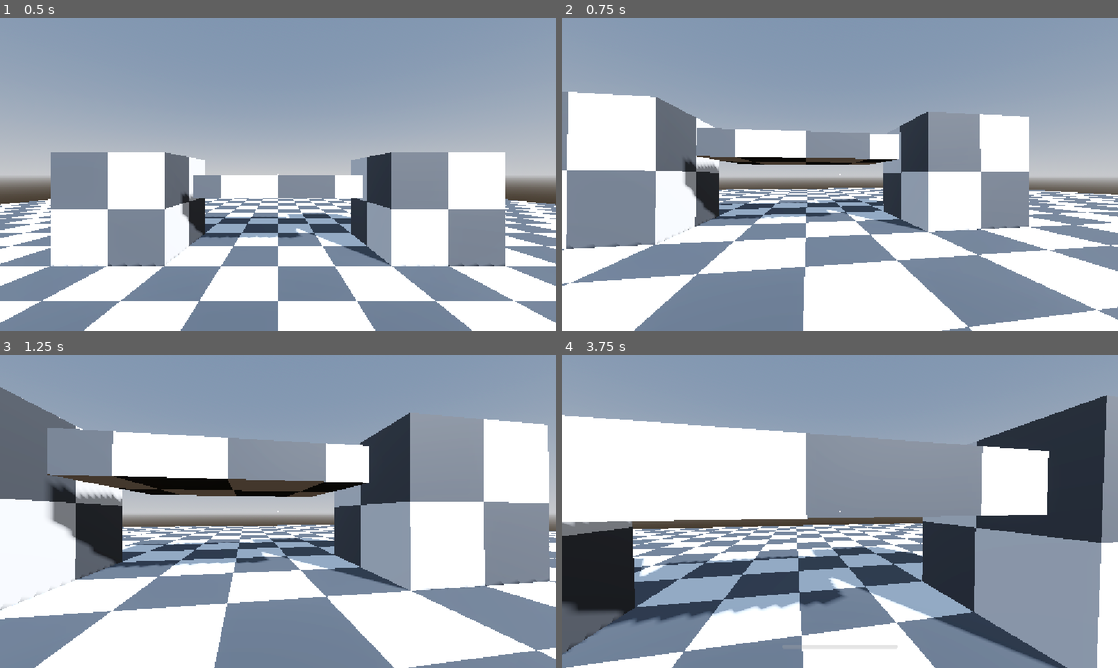
Above: before the commit, frames 1-4 (two rows, left to right).
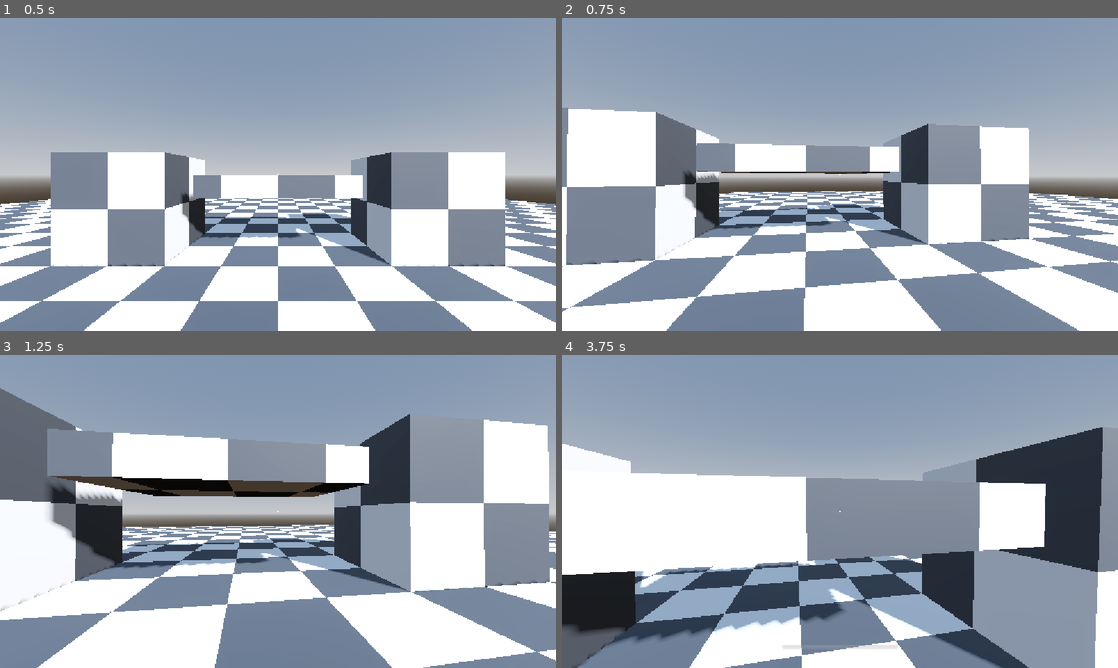
Above: after the commit, the same moments.

Repository: Tunwell1/test-game
Game: Godot game, scene res://main.tscn
The game is run twice, just before and just after one commit, with the same random seed, the same clock (stepped at 60 frames per second) and the same inputs.
Inputs (mouse positions are in pixels of both pictures, inside the frame that each line leads up to):
- Up to frame 1 (0.5 s): no input
- Up to frame 2 (0.75 s): tap Enter at 0.5 s; move the mouse to (867, 174) at 0.52 s; hold W (move_forward) from 0.53 s (still down); hold Ctrl (crouch) from 0.53 s (still down)
- Up to frame 3 (1.25 s): keep holding W (move_forward); keep holding Ctrl (crouch); tap Space (jump) at 0.77, 1.07 s; tap E (interact) at 0.8 s
- Up to frame 4 (3.75 s): keep holding W (move_forward); move the mouse to (812, 511) at 1.27 s; release Ctrl (crouch) at 1.28 s; tap E (interact) at 1.35 s; tap Space (jump) at 1.52, 1.82, 2.3, 2.85, 3.02, 3.32 s; tap Shift (sprint) at 1.55 s; move the mouse to (851, 505) at 2.02 s; hold Shift (sprint) 2.03-2.78 s; move the mouse to (834, 517) at 2.77 s; tap Ctrl (crouch) at 3.05 s; move the mouse to (878, 514) at 3.52 s; hold Ctrl (crouch) from 3.53 s (still down)

Frame 1 is identical in both runs. In frame 2, 26% of the frame differs, in the area x 0-100%, y 23-100%; in frame 3, 2.6%; in frame 4, 37%, in the area x 0-100%, y 12-100%.

Commit message:
Smoother crouch, floor snap, input map in project.godot

Diff:
--- a/player.gd
+++ b/player.gd
@@ -108,6 +108,10 @@
 	if interact_ray:
 		interact_ray.add_exception(self)
 
+	# Прилипание к поверхности при спуске по ступенькам и небольшим уклонам
+	floor_snap_length = 0.35
+	floor_max_angle = deg_to_rad(50.0)
+
 	jump_velocity = sqrt(max(2.0 * gravity * jump_height, 0.001))
 
 	if footstep_audio and not footstep_audio.stream:
@@ -246,11 +250,16 @@
 	var target_head_y: float = crouching_head_y if current_stance == Stance.CROUCHING else standing_head_y
 
 	if capsule:
-		capsule.height = move_toward(capsule.height, target_h, crouch_transition_speed * delta)
+		# Экспоненциальное сглаживание: быстрый старт, мягкое замедление в конце
+		var k := 1.0 - exp(-crouch_transition_speed * 0.5 * delta)
+		capsule.height = lerpf(capsule.height, target_h, k)
+		if absf(capsule.height - target_h) < 0.002:
+			capsule.height = target_h
 		if collision_shape:
 			collision_shape.position.y = capsule.height * 0.5
 
-	head.position.y = move_toward(head.position.y, target_head_y, crouch_transition_speed * delta)
+	var kh := 1.0 - exp(-crouch_transition_speed * 0.5 * delta)
+	head.position.y = lerpf(head.position.y, target_head_y, kh)
 
 func has_interact_target() -> bool:
 	if interact_ray == null or not interact_ray.is_colliding():
--- a/project.godot
+++ b/project.godot
@@ -20,6 +20,49 @@
 window/stretch/mode="canvas_items"
 window/stretch/aspect="expand"
 
+[input]
+
+move_forward={
+"deadzone": 0.2,
+"events": [Object(InputEventKey,"resource_local_to_scene":false,"resource_name":"","device":-1,"window_id":0,"alt_pressed":false,"shift_pressed":false,"ctrl_pressed":false,"meta_pressed":false,"pressed":false,"keycode":0,"physical_keycode":87,"key_label":0,"unicode":119,"location":0,"echo":false,"script":null)
+]
+}
+move_back={
+"deadzone": 0.2,
+"events": [Object(InputEventKey,"resource_local_to_scene":false,"resource_name":"","device":-1,"window_id":0,"alt_pressed":false,"shift_pressed":false,"ctrl_pressed":false,"meta_pressed":false,"pressed":false,"keycode":0,"physical_keycode":83,"key_label":0,"unicode":115,"location":0,"echo":false,"script":null)
+]
+}
+move_left={
+"deadzone": 0.2,
+"events": [Object(InputEventKey,"resource_local_to_scene":false,"resource_name":"","device":-1,"window_id":0,"alt_pressed":false,"shift_pressed":false,"ctrl_pressed":false,"meta_pressed":false,"pressed":false,"keycode":0,"physical_keycode":65,"key_label":0,"unicode":97,"location":0,"echo":false,"script":null)
+]
+}
+move_right={
+"deadzone": 0.2,
+"events": [Object(InputEventKey,"resource_local_to_scene":false,"resource_name":"","device":-1,"window_id":0,"alt_pressed":false,"shift_pressed":false,"ctrl_pressed":false,"meta_pressed":false,"pressed":false,"keycode":0,"physical_keycode":68,"key_label":0,"unicode":100,"location":0,"echo":false,"script":null)
+]
+}
+jump={
+"deadzone": 0.2,
+"events": [Object(InputEventKey,"resource_local_to_scene":false,"resource_name":"","device":-1,"window_id":0,"alt_pressed":false,"shift_pressed":false,"ctrl_pressed":false,"meta_pressed":false,"pressed":false,"keycode":0,"physical_keycode":32,"key_label":0,"unicode":32,"location":0,"echo":false,"script":null)
+]
+}
+sprint={
+"deadzone": 0.2,
+"events": [Object(InputEventKey,"resource_local_to_scene":false,"resource_name":"","device":-1,"window_id":0,"alt_pressed":false,"shift_pressed":false,"ctrl_pressed":false,"meta_pressed":false,"pressed":false,"keycode":0,"physical_keycode":4194325,"key_label":0,"unicode":0,"location":0,"echo":false,"script":null)
+]
+}
+crouch={
+"deadzone": 0.2,
+"events": [Object(InputEventKey,"resource_local_to_scene":false,"resource_name":"","device":-1,"window_id":0,"alt_pressed":false,"shift_pressed":false,"ctrl_pressed":false,"meta_pressed":false,"pressed":false,"keycode":0,"physical_keycode":4194326,"key_label":0,"unicode":0,"location":0,"echo":false,"script":null)
+]
+}
+interact={
+"deadzone": 0.2,
+"events": [Object(InputEventKey,"resource_local_to_scene":false,"resource_name":"","device":-1,"window_id":0,"alt_pressed":false,"shift_pressed":false,"ctrl_pressed":false,"meta_pressed":false,"pressed":false,"keycode":0,"physical_keycode":69,"key_label":0,"unicode":101,"location":0,"echo":false,"script":null)
+]
+}
+
 [physics]
 
 3d/physics_engine="Jolt Physics"
